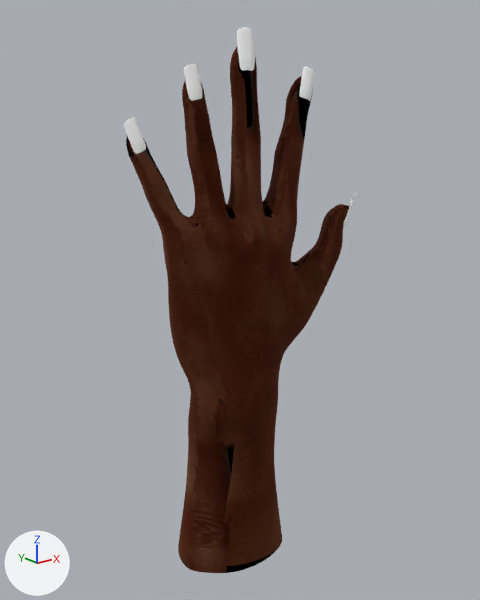
Two versions of the glTF model src/Pages/Customize/Configurator/models/Accessories/square_nails.glb, one commit apart.
Both versions are drawn from a 50 mm camera at (-0.652, -0.778, 0.223) aimed at (-0.019, 0.012, -0.094). Arrows for +X, +Y and +Z are at lower left; the lights stay in place.

Names of what the first picture shows: 'nailHands', 'nails'.
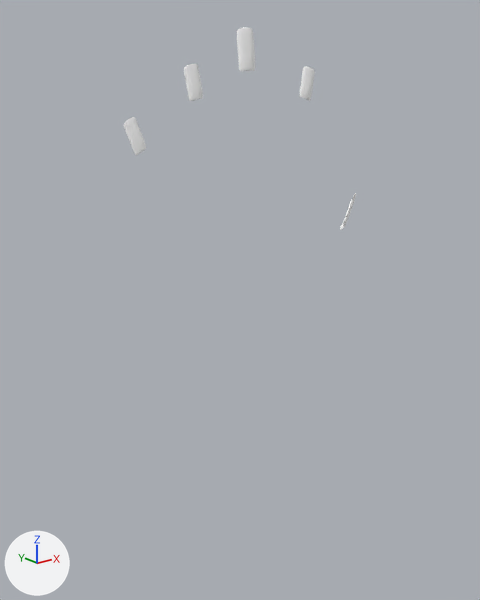
The newer file is also turned or shifted as a whole; pictures and numbers use the older file's frame.

What changed in the scene script:
```text
Remove ob_nailhands:
    ob_nailhands = bpy.data.objects.new('nailHands', me_hand_geo_lambert1_0_003)
    ob_nailhands.location = (0.0, 0.0, 0.0)
```

Boxes (x1, y1, x2, y2) around the edits, measured in the pictures (480 x 600 px):
'nailHands', deleted (brown): before (126, 47, 349, 573)
